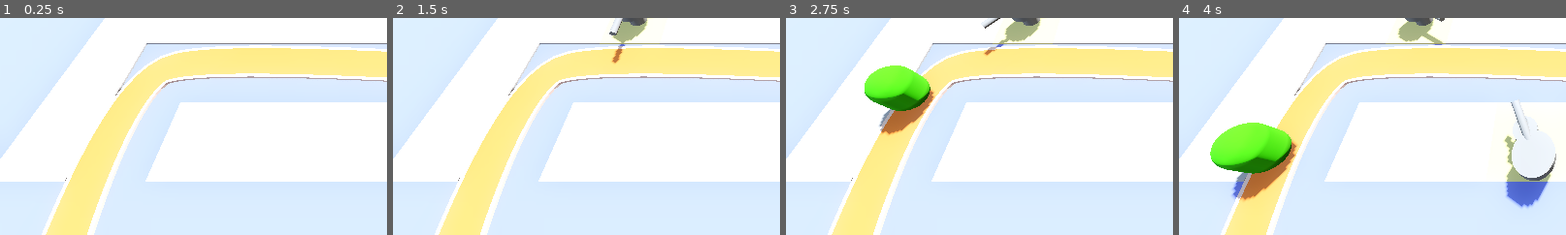
Above: before the commit, frames 1-4 (left to right).
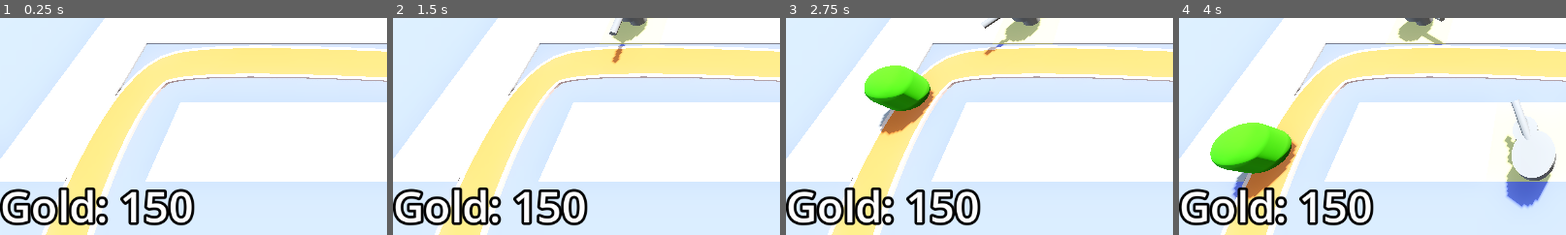
Above: after the commit, the same moments.

Repository: ConnerGordon/barbarian-blaster
Game: Godot game, scene res://levels/baselevel.tscn
Two runs of this game, one before a commit and one after it. Both use one fixed random seed, a clock stepped at 60 frames per second and the inputs below.
Inputs (mouse positions are % of the whole screen's width and height, from its top left):
- Up to frame 1 (0.25 s): no input
- Up to frame 2 (1.5 s): tap Enter at 0.5 s; move the mouse to (72, 45) at 0.52 s; click (72, 45) at 0.6 s; tap Space at 1.25 s; move the mouse to (30, 55) at 1.27 s; click (30, 55) at 1.35 s
- Up to frame 3 (2.75 s): tap Enter at 2 s; move the mouse to (60, 28) at 2.02 s; click (60, 28) at 2.1 s
- Up to frame 4 (4 s): move the mouse to (45, 70) at 2.77 s; click (45, 70) at 2.85 s; move the mouse to (80, 65) at 3.52 s; click (80, 65) at 3.6 s
The pictures show only the part of the screen within x 0-50%, y 50-100%; the shares and areas given below are measured in that part.

The runs differ from the first frame. In frame 1, 5.8% of the frame differs, in the area x 0-51%, y 78-96%; in frame 2, 5.8%; in frame 3, 5.8%; in frame 4, 5.8%.

Commit message:
gold label

Diff:
--- /dev/null
+++ b/levels/bank.gd
@@ -0,0 +1,22 @@
+extends MarginContainer
+@onready var label: Label = $Label
+
+@export var starting_gold := 150
+
+var gold : int:
+	set(ngold):
+
+		gold = max(0,ngold)
+
+
+		label.text = "Gold: "+ str(gold)
+
+
+# Called when the node enters the scene tree for the first time.
+func _ready() -> void:
+	gold = starting_gold
+
+
+# Called every frame. 'delta' is the elapsed time since the previous frame.
+func _process(delta: float) -> void:
+	pass
--- a/levels/baselevel.tscn
+++ b/levels/baselevel.tscn
@@ -6,6 +6,7 @@
 [ext_resource type="PackedScene" uid="uid://c1y6p1rshty4o" path="res://raypickercamera/raypickercamera.tscn" id="4_ixuwi"]
 [ext_resource type="Script" uid="uid://bm3q537f18c3d" path="res://levels/TurretManager.gd" id="5_l5r03"]
 [ext_resource type="PackedScene" uid="uid://crmtyoi82pkfo" path="res://turret/turret.tscn" id="6_76r3m"]
+[ext_resource type="Script" uid="uid://5ecumuywgjib" path="res://levels/bank.gd" id="7_76r3m"]
 
 [sub_resource type="ProceduralSkyMaterial" id="ProceduralSkyMaterial_weftf"]
 sky_horizon_color = Color(0.66224277, 0.6717428, 0.6867428, 1)
@@ -35,6 +36,11 @@
 
 [sub_resource type="StandardMaterial3D" id="StandardMaterial3D_ty5d8"]
 albedo_color = Color(1, 0.8577896, 0.78474844, 1)
+
+[sub_resource type="LabelSettings" id="LabelSettings_l5r03"]
+font_size = 64
+outline_size = 16
+outline_color = Color(0, 0, 0, 1)
 
 [node name="Baselevel" type="Node3D"]
 
@@ -124,4 +130,21 @@
 turret = ExtResource("6_76r3m")
 enmana = NodePath("../Path3D")
 
+[node name="bank" type="MarginContainer" parent="."]
+anchors_preset = 15
+anchor_right = 1.0
+anchor_bottom = 1.0
+grow_horizontal = 2
+grow_vertical = 2
+mouse_filter = 2
+script = ExtResource("7_76r3m")
+
+[node name="Label" type="Label" parent="bank"]
+layout_mode = 2
+size_flags_horizontal = 0
+size_flags_vertical = 8
+text = "Gold:150"
+label_settings = SubResource("LabelSettings_l5r03")
+vertical_alignment = 2
+
 [connection signal="timeout" from="Path3D/Timer" to="Path3D" method="_on_timer_timeout"]
--- a/turret/turret2.tscn
+++ b/turret/turret2.tscn
@@ -1,6 +1,6 @@
-[gd_scene load_steps=8 format=3 uid="uid://dy15q0nd1k07q"]
+[gd_scene load_steps=9 format=3 uid="uid://dy15q0nd1k07q"]
 
-[ext_resource type="Script" uid="uid://mcmk81numtu7" path="res://turret/turret.gd" id="1_tront"]
+[ext_resource type="Script" uid="uid://bbekvc0dy6enp" path="res://turret/turret_2.gd" id="1_tront"]
 
 [sub_resource type="CylinderMesh" id="CylinderMesh_pweg5"]
 top_radius = 0.3
@@ -14,6 +14,11 @@
 top_radius = 0.1
 bottom_radius = 0.1
 height = 1.0
+
+[sub_resource type="CylinderMesh" id="CylinderMesh_3ts3n"]
+top_radius = 0.16
+bottom_radius = 0.16
+height = 0.3
 
 [sub_resource type="CylinderMesh" id="CylinderMesh_1e2k8"]
 top_radius = 0.15
@@ -45,9 +50,18 @@
 transform = Transform3D(1, 0, 0, 0, -4.371139e-08, -1, 0, 1, -4.371139e-08, 0, 2.736378, 0.36423773)
 mesh = SubResource("CylinderMesh_2876l")
 
+[node name="nut" type="MeshInstance3D" parent="turret_base/cannon"]
+transform = Transform3D(-4.371139e-08, 1, -4.371139e-08, -1, -4.3711385e-08, 4.3711392e-08, 4.371139e-08, 4.3711392e-08, 1, 0, -0.41816327, 0.039637804)
+mesh = SubResource("CylinderMesh_3ts3n")
+
 [node name="hookneck" type="MeshInstance3D" parent="turret_base"]
 transform = Transform3D(1, 0, 0, 0, 1, 0, 0, 0, 1, 0, 0.92011404, 0)
 mesh = SubResource("CylinderMesh_1e2k8")
+
+[node name="nut2" type="MeshInstance3D" parent="turret_base/hookneck"]
+transform = Transform3D(-4.371139e-08, 1, -4.371139e-08, 0, -4.371139e-08, -1, -1, -4.371139e-08, 1.9106855e-15, 0, 1.2582886, -0.34734958)
+mesh = SubResource("CylinderMesh_3ts3n")
+skeleton = NodePath("../../cannon")
 
 [node name="hookbase" type="MeshInstance3D" parent="turret_base"]
 transform = Transform3D(1, 0, 0, 0, 0.9044924, 0.42648983, 0, -0.42648983, 0.9044924, 0, 1.8495347, -0.19655287)
--- /dev/null
+++ b/turret/turret_2.gd
@@ -0,0 +1,55 @@
+extends Node3D
+@export var proj = preload("res://projectiles/projectile.tscn")
+@onready var enpath : Path3D
+var target : Node3D
+
+
+@onready var cannon: MeshInstance3D = $turret_base/cannon
+
+
+@export var turrng := 10.0
+
+
+@onready var animation_player: AnimationPlayer = $AnimationPlayer
+
+
+
+
+# Called when the node enters the scene tree for the first time.
+func _ready() -> void:
+	pass # Replace with function body.
+
+func fbt()->enemy:
+	var tag = null
+	var tagprog = 0
+
+	for en in enpath.get_children():
+		if en is enemy:
+			if en.progress > tagprog:
+				var distance = global_position.distance_to(en.global_position)
+				if distance <= turrng:
+					tag = en
+					tagprog = en.progress
+
+
+
+	return tag
+
+
+# Called every frame. 'delta' is the elapsed time since the previous frame.
+func _physics_process(delta: float) -> void:
+	target = fbt()
+	if target != null:
+		look_at(target.global_position, Vector3.UP,true)
+
+
+
+
+func _on_timer_timeout() -> void:
+	if target != null:
+		animation_player.play("fire")
+		var inst = proj.instantiate()
+		add_child(inst)
+		inst.position = position + Vector3(0,1,0)
+
+		inst.direction = global_transform.basis.z
Not shown, added: levels/bank.gd.uid
Not shown: 1 places in levels/baselevel.tscn that only renumber resources
Not shown, added: turret/turret_2.gd.uid
